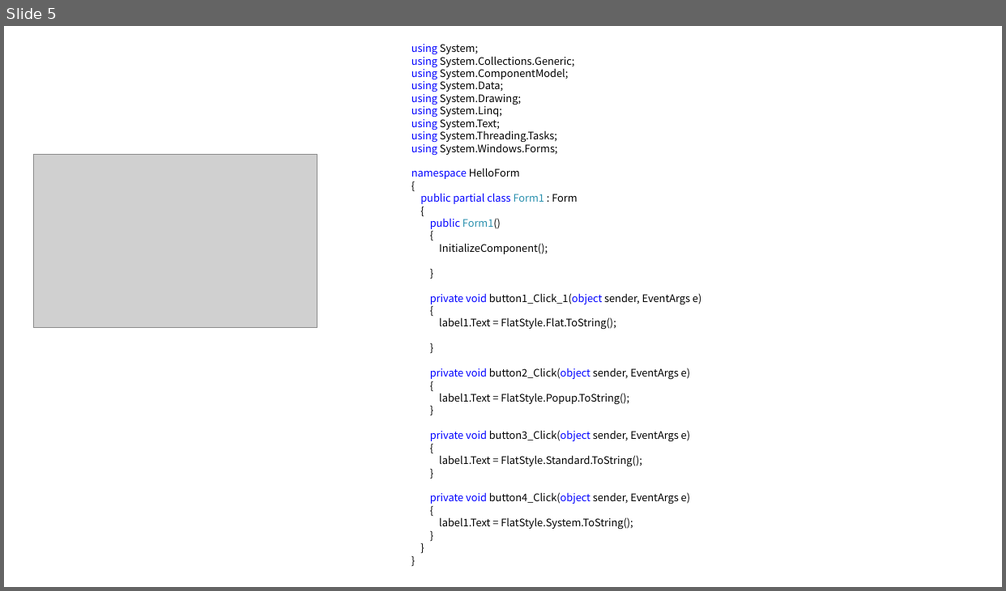
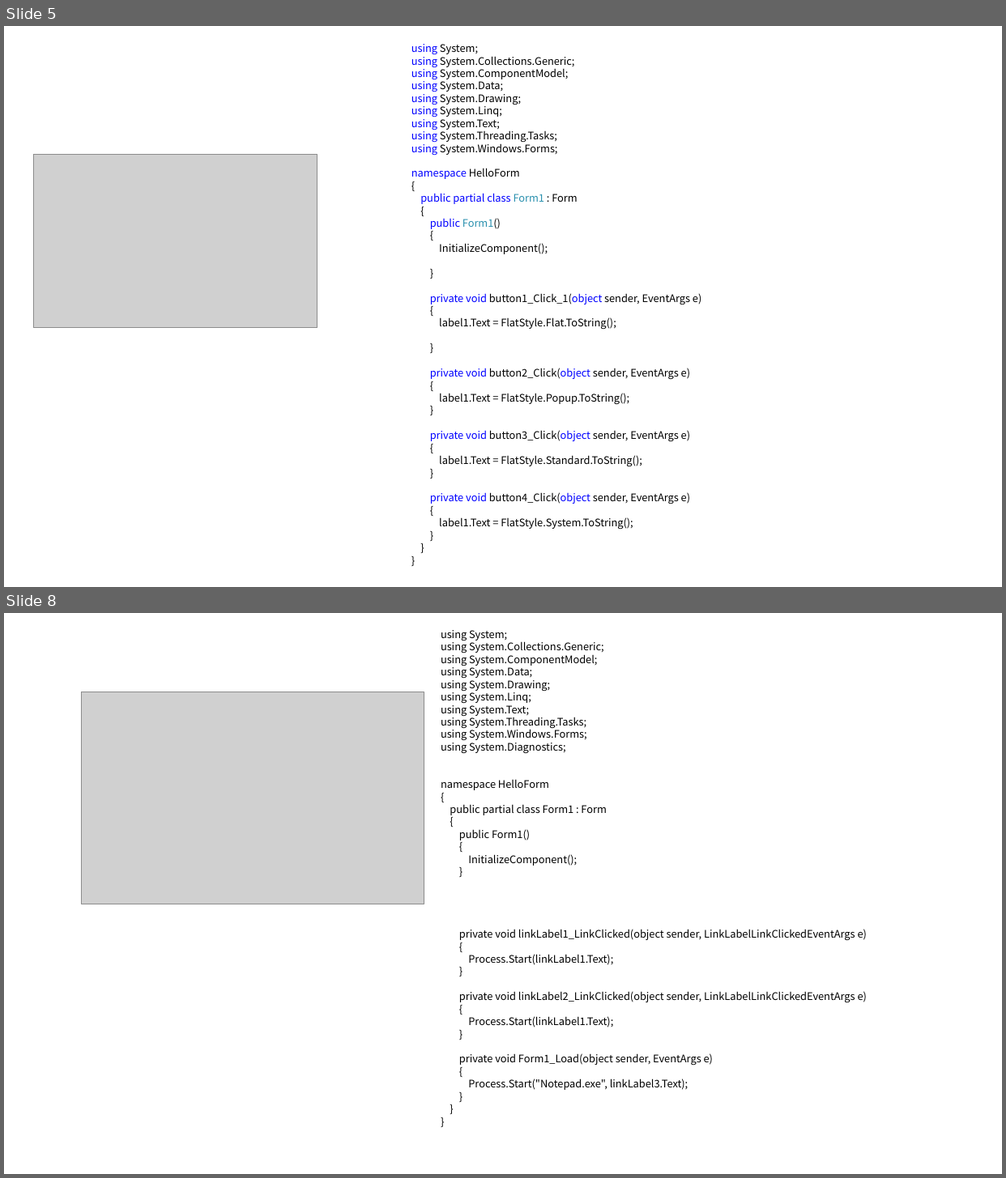
Before and after one commit to Kimhyunjin4455/CSharp, a slide deck: 객체0510.pptx. Shown one above the other, each under a label of ours: slide 5 before the commit, slides 5 and 8 after it; the slides between them are not shown. The pictures are 1006x591 and 1006x1178 pixels, drawn with LibreOffice and Linux fonts; fonts in the diff are those of the drawing; grey boxes stand for pictures. Boxes give left, top, right and bottom in pixels: in the first picture for what was removed or moved away, otherwise in the second. Text is boxed around its words. In the diff, an @@ line names an element or a change of style, - is before the commit and + after.

```diff
--- a/객체0510.pptx
+++ b/객체0510.pptx
@@ slide 8 added at [4,613,1002,1174], background #FFFFFF @@
@@ text added at [441,630,867,1090], 10 pt, text #000000 @@
+using System;
+using System.Collections.Generic;
+using System.ComponentModel;
+using System.Data;
+using System.Drawing;
+using System.Linq;
+using System.Text;
+using System.Threading.Tasks;
+using System.Windows.Forms;
+using System.Diagnostics;
+namespace HelloForm
+{
+public partial class Form1 : Form
+{
+public Form1()
+{
+InitializeComponent();
+}
+private void linkLabel1_LinkClicked(object sender, LinkLabelLinkClickedEventArgs e)
+{
+Process.Start(linkLabel1.Text);
+}
+private void linkLabel2_LinkClicked(object sender, LinkLabelLinkClickedEventArgs e)
+{
+Process.Start(linkLabel1.Text);
+}
+private void Form1_Load(object sender, EventArgs e)
+{
+Process.Start("Notepad.exe", linkLabel3.Text);
+}
+}
+}
@@ picture added at [81,692,424,905] @@
```
Also in this commit, not shown: 14 other slides added.
